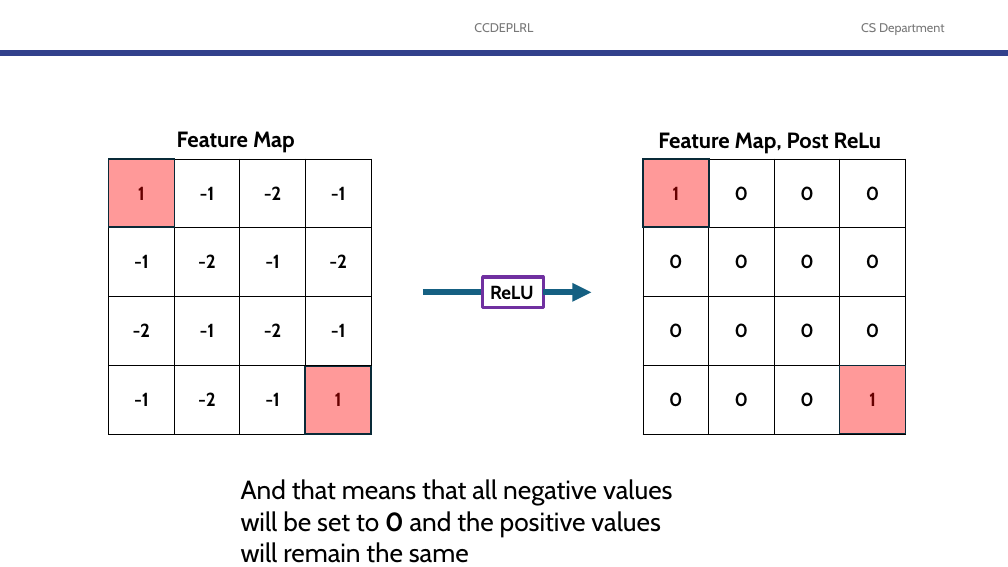
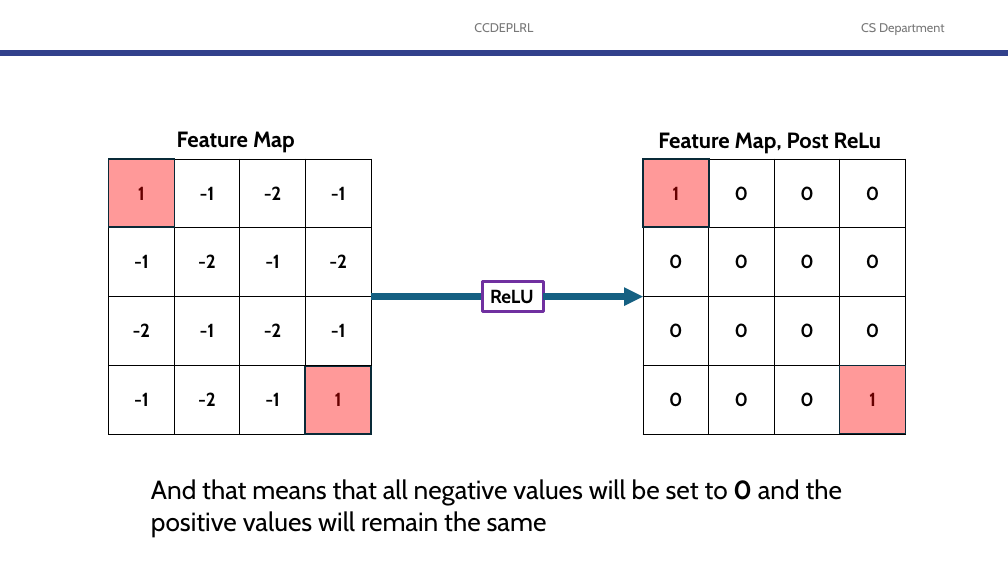
Before and after one commit to robitussin/CCDEPLRL, a slide deck: slide 59 of 4 - What Computers See/Convolutional Neural Network.pptx (slide 58 before the commit). Drawn at 1008x567 pixels with LibreOffice and Linux fonts; fonts in the diff are those of the drawing; background and template pictures are left out. Boxes give left, top, right and bottom in pixels: in the first picture for what was removed or moved away, otherwise in the second. Text is boxed around its words. In the diff, an @@ line names an element or a change of style, - is before the commit and + after.

```diff
--- a/4 - What Computers See/Convolutional Neural Network.pptx
+++ b/4 - What Computers See/Convolutional Neural Network.pptx
@@ line moved from (423, 293) - (482, 293) to (371, 296) - (482, 296) @@
@@ rectangle "ReLU" moved from (x1=482, y1=277, x2=543, y2=307) to (x1=482, y1=281, x2=543, y2=312) @@
@@ arrow moved from (544, 293) - (591, 293) to (544, 296) - (644, 296) @@
@@ text "And that means that all ..." rewrapped from (x1=241, y1=479, x2=673, y2=563) to (x1=151, y1=479, x2=842, y2=537) @@
```
Also in this commit, not shown: 8 other slides changed, 5 slides added, 1 slide removed.
